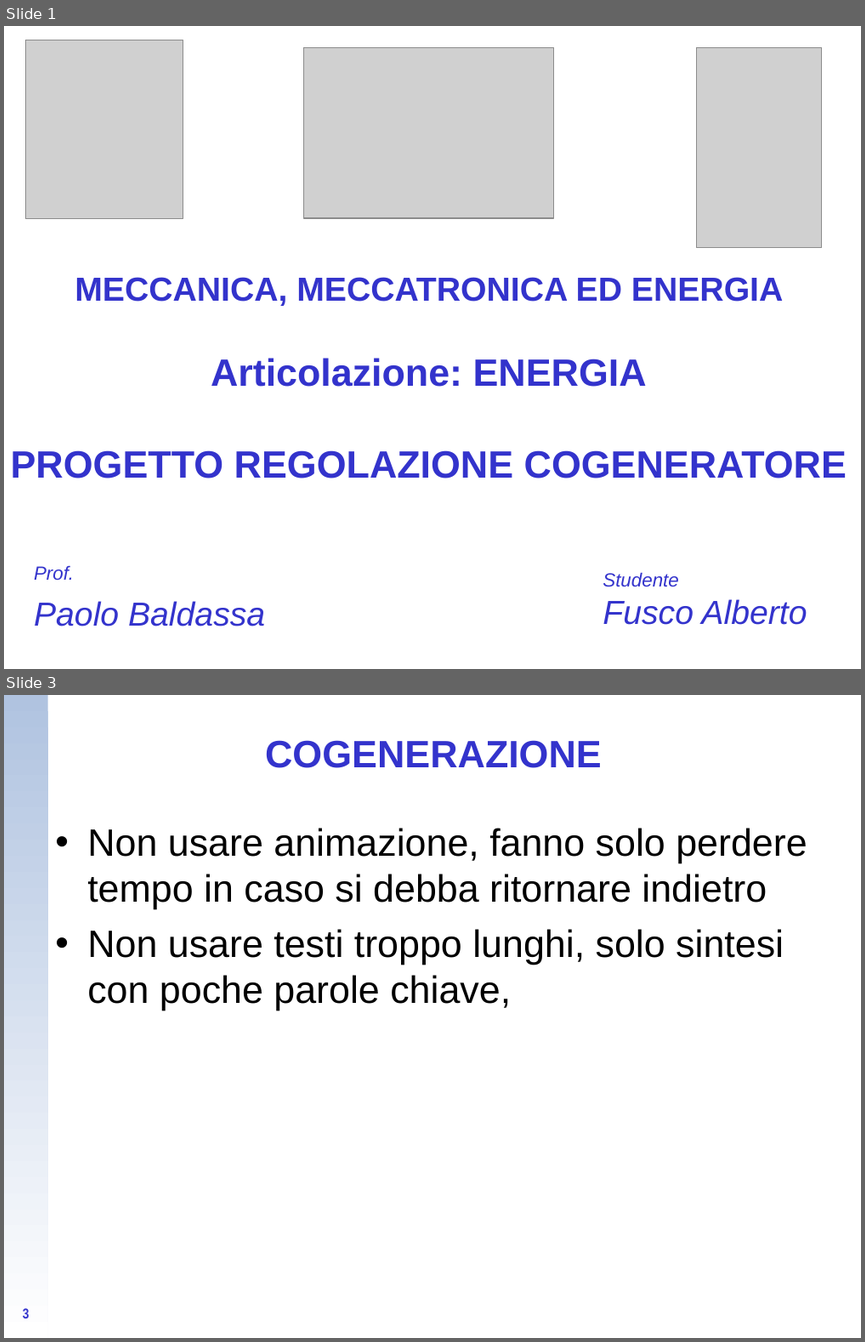
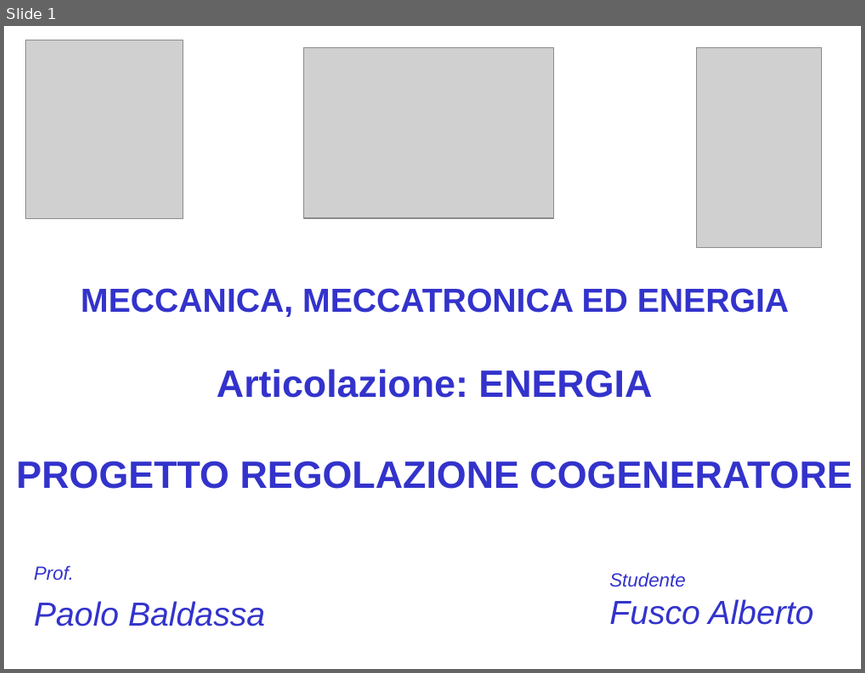
Before and after one commit to CampelloManuel/progetto-esame, a slide deck: tesina/Fusco Alberto.ppt. Shown one above the other, each under a label of ours: slides 1 and 3 before the commit, slide 1 after it; the slides between them are not shown. The pictures are 865x1342 and 865x673 pixels, drawn with LibreOffice and Linux fonts; fonts in the diff are those of the drawing; grey boxes stand for pictures; background and template pictures are left out. Boxes give left, top, right and bottom in pixels: in the first picture for what was removed or moved away, otherwise in the second. Text is boxed around its words. In the diff, an @@ line names an element or a change of style, - is before the commit and + after.

```diff
--- a/tesina/Fusco Alberto.ppt
+++ b/tesina/Fusco Alberto.ppt
@@ slide 3 removed at [4,695,861,1338], background picture (left out) @@
@@ rectangle removed at [4,695,47,1338] @@
@@ title removed at [265,740,602,768] @@
-COGENERAZIONE
@@ text removed at [87,828,806,1010] @@
-• Non usare animazione, fanno solo perdere tempo in caso si debba ritornare indietro
-• Non usare testi troppo lunghi, solo sintesi con poche parole chiave,
@@ page number removed at [23,1308,30,1318] @@
-3
@@ slide 1 changed as well @@
@@ text "MECCANICA, MECCATRONICA ED ENERGIA Articolazione: ...": place and size @@
-text "MECCANICA, MECCATRONICA ED ENERGIA Articolazione: ..." at [11,277,846,478]
+text "MECCANICA, MECCATRONICA ED ENERGIA Articolazione: ..." at [16,288,851,488]
@@ text "Studente": place and size @@
-text "Studente" at [602,572,806,624]
+text "Studente" at [609,572,813,624]
```
Also in this commit, not shown: 4 other slides changed, 5 slides added, 4 other slides removed.
